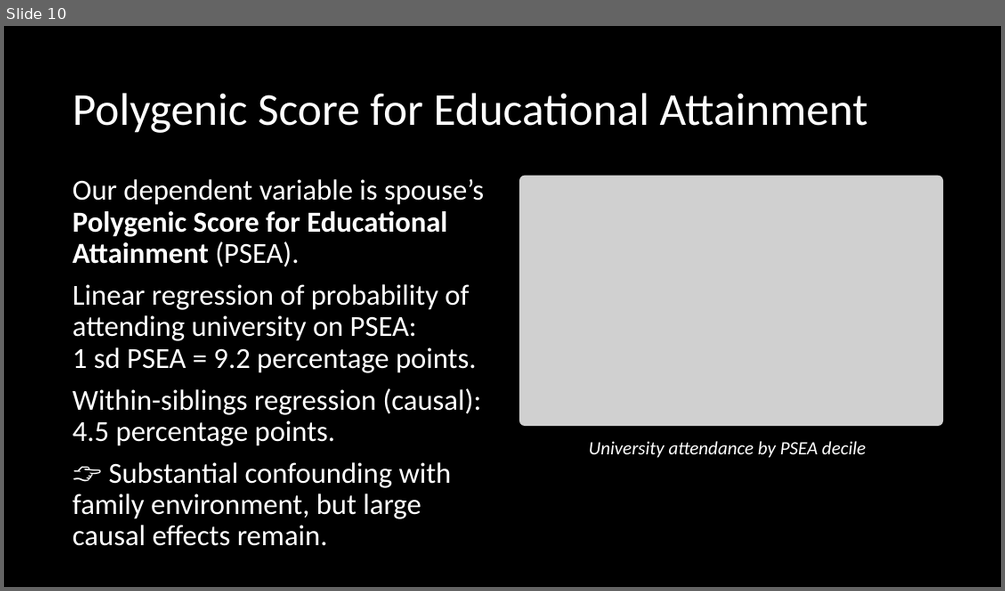
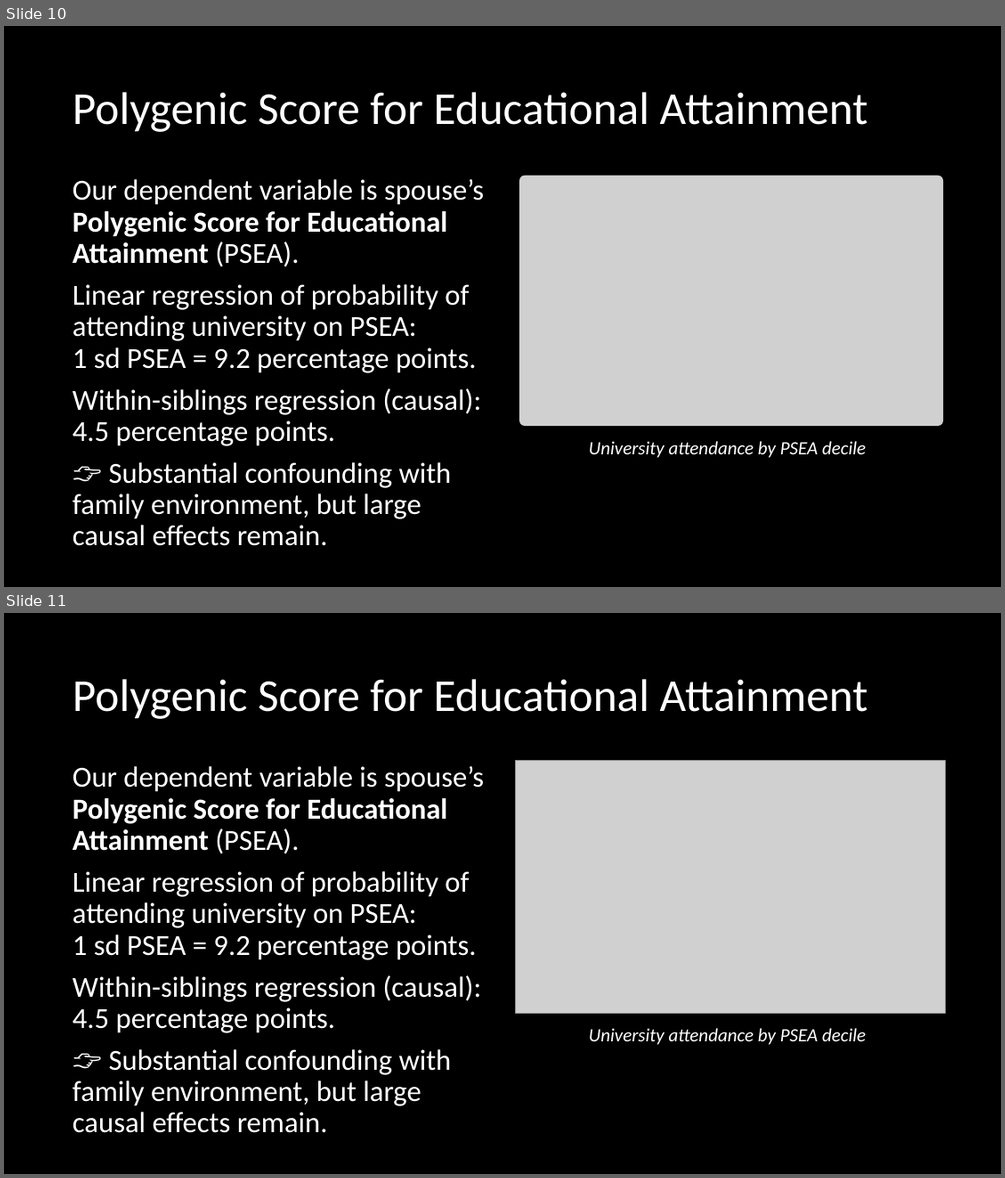
Before and after one commit to hughjonesd/trading-genetics, a slide deck: ESSGM Bologna 2023 presentation.pptx. Shown one above the other, each under a label of ours: slide 10 before the commit, slides 10 and 11 after it. The pictures are 1005x591 and 1005x1178 pixels, drawn with LibreOffice and Linux fonts; fonts in the diff are those of the drawing; grey boxes stand for pictures. Boxes give left, top, right and bottom in pixels: in the first picture for what was removed or moved away, otherwise in the second. Text is boxed around its words. In the diff, an @@ line names an element or a change of style, - is before the commit and + after.

```diff
--- a/ESSGM Bologna 2023 presentation.pptx
+++ b/ESSGM Bologna 2023 presentation.pptx
@@ slide 11 added at (x1=4, y1=613, x2=1001, y2=1174), background #000000 @@
@@ title added at (x1=73, y1=679, x2=868, y2=719), 44 pt, text #FFFFFF @@
+Polygenic Score for Educational Attainment
@@ text added at (x1=73, y1=766, x2=484, y2=1133), 28 pt, text #FFFFFF @@
+Our dependent variable is spouse’s Polygenic Score for Educational Attainment (PSEA).
+Linear regression of probability of attending university on PSEA:
+1 sd PSEA = 9.2 percentage points.
+Within-siblings regression (causal):
+4.5 percentage points.
+👉 Substantial confounding with family environment, but large causal effects remain.
@@ picture added at (x1=516, y1=761, x2=946, y2=1013) @@
@@ picture added at (x1=519, y1=763, x2=943, y2=1013) @@
@@ text added at (x1=589, y1=1028, x2=866, y2=1045), 18 pt, text #FFFFFF, italic @@
+University attendance by PSEA decile
```
Also in this commit, not shown: 1 other file.
